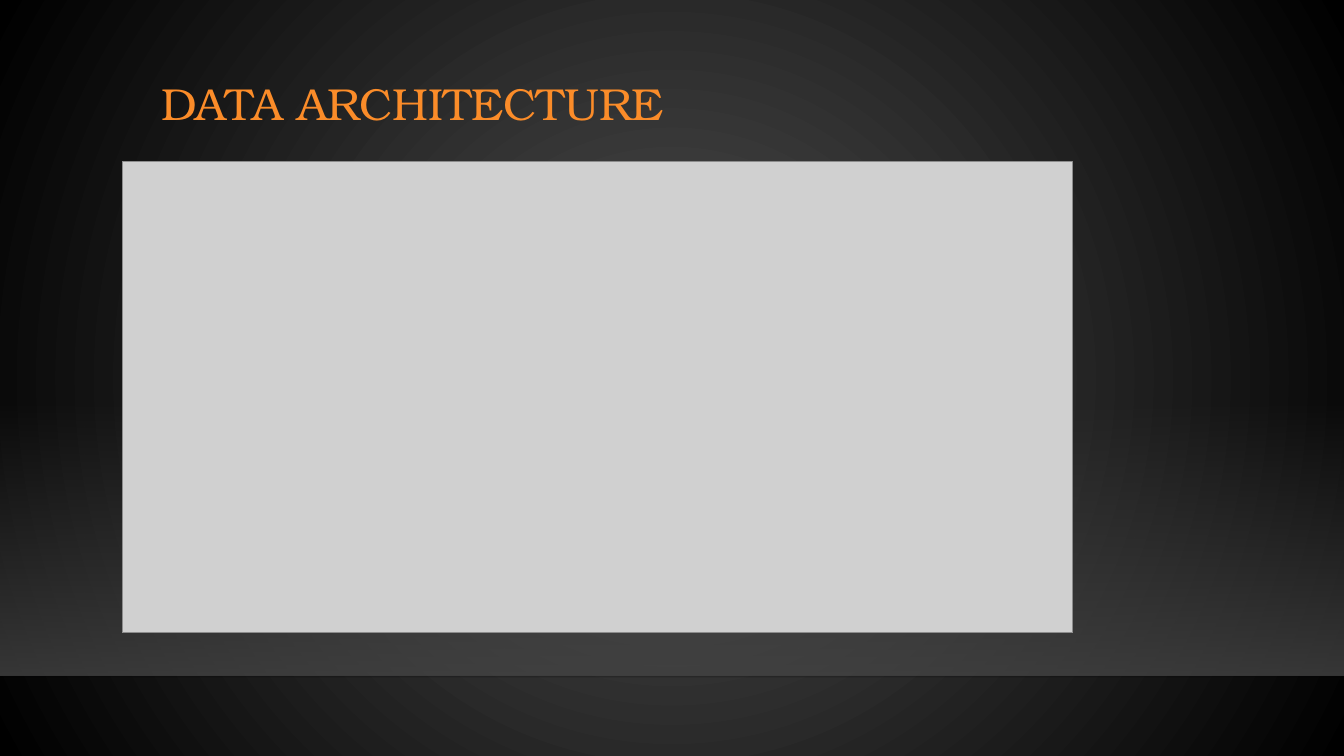
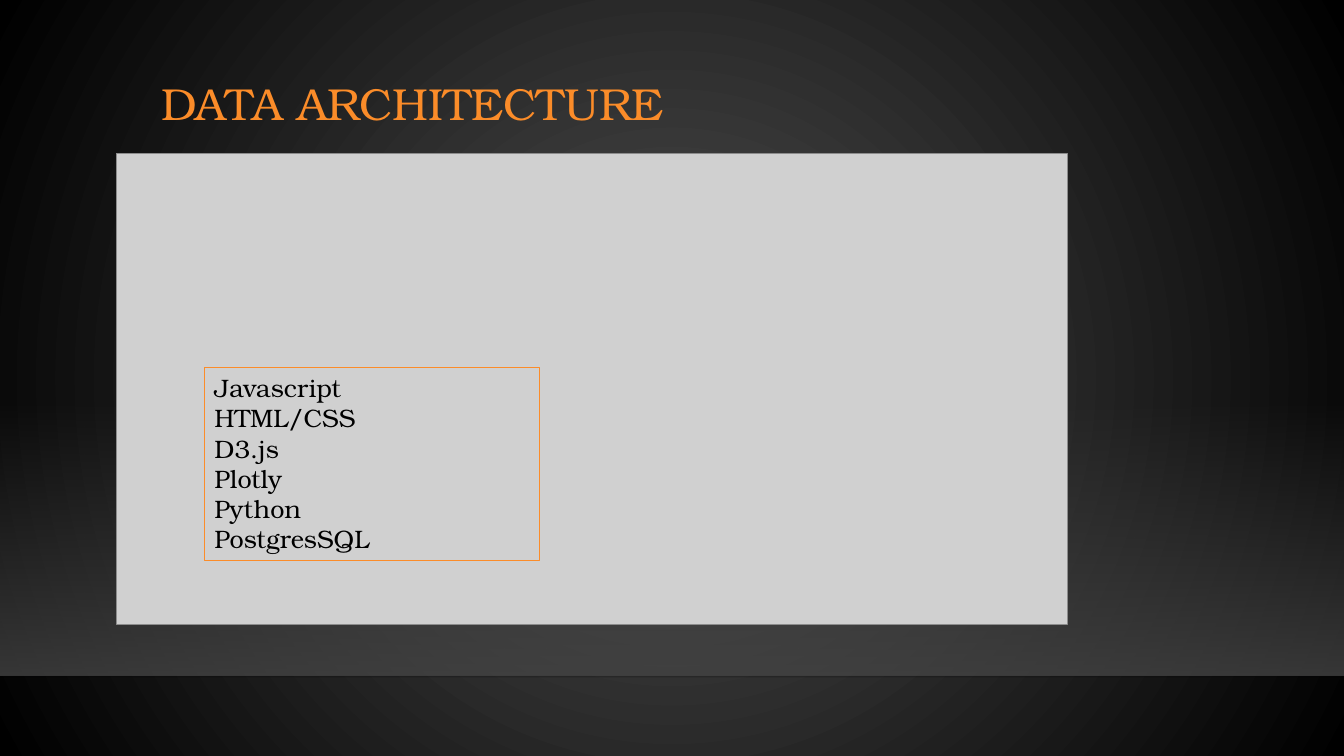
Before and after one commit to jobongie/group10_project2, a slide deck: slide 4 of Project_2_Group_10.pptx. Drawn at 1344x756 pixels with LibreOffice and Linux fonts; fonts in the diff are those of the drawing; grey boxes stand for pictures; background and template pictures are left out. Boxes give left, top, right and bottom in pixels: in the first picture for what was removed or moved away, otherwise in the second. Text is boxed around its words. In the diff, an @@ line names an element or a change of style, - is before the commit and + after.

```diff
--- a/Project_2_Group_10.pptx
+++ b/Project_2_Group_10.pptx
@@ picture: place and size @@
-picture at bbox=[122, 162, 1073, 633]
+picture at bbox=[117, 153, 1068, 624]
@@ rectangle added at bbox=[205, 368, 539, 562], outline #FB8C29 0.75 pt, 18 pt, text #000000 @@
+Javascript
+HTML/CSS
+D3.js
+Plotly
+Python
+PostgresSQL
```
Also in this commit, not shown: 1 other slide changed, 1 other file.
